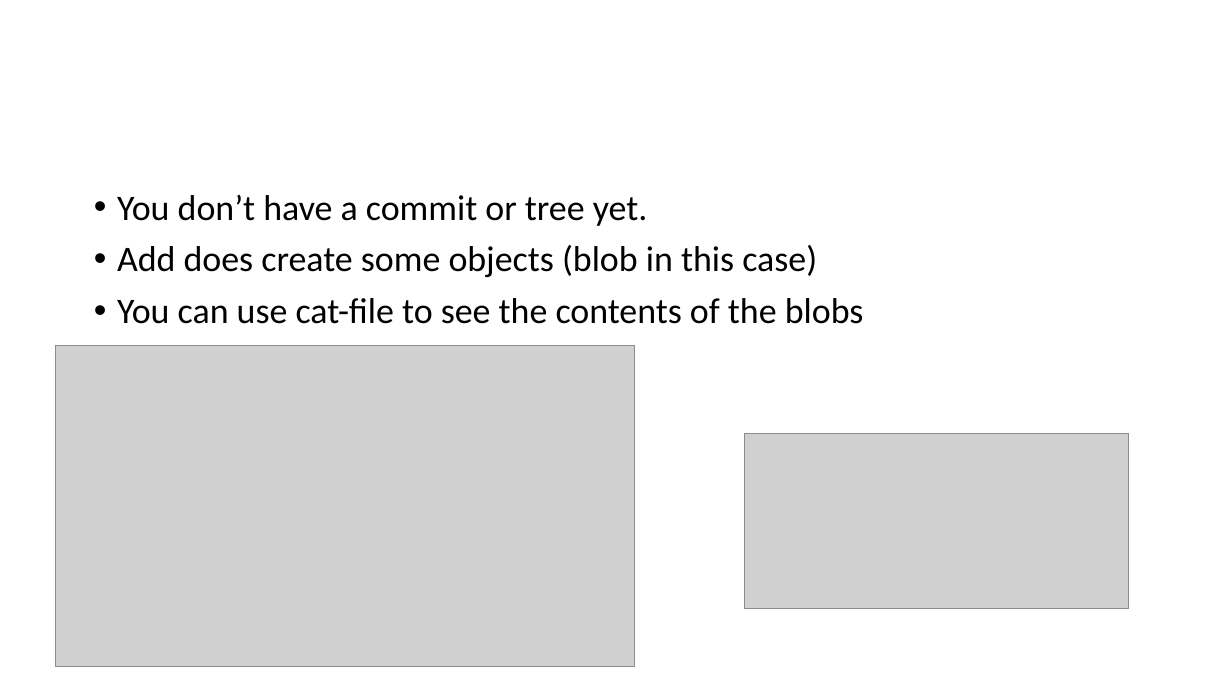
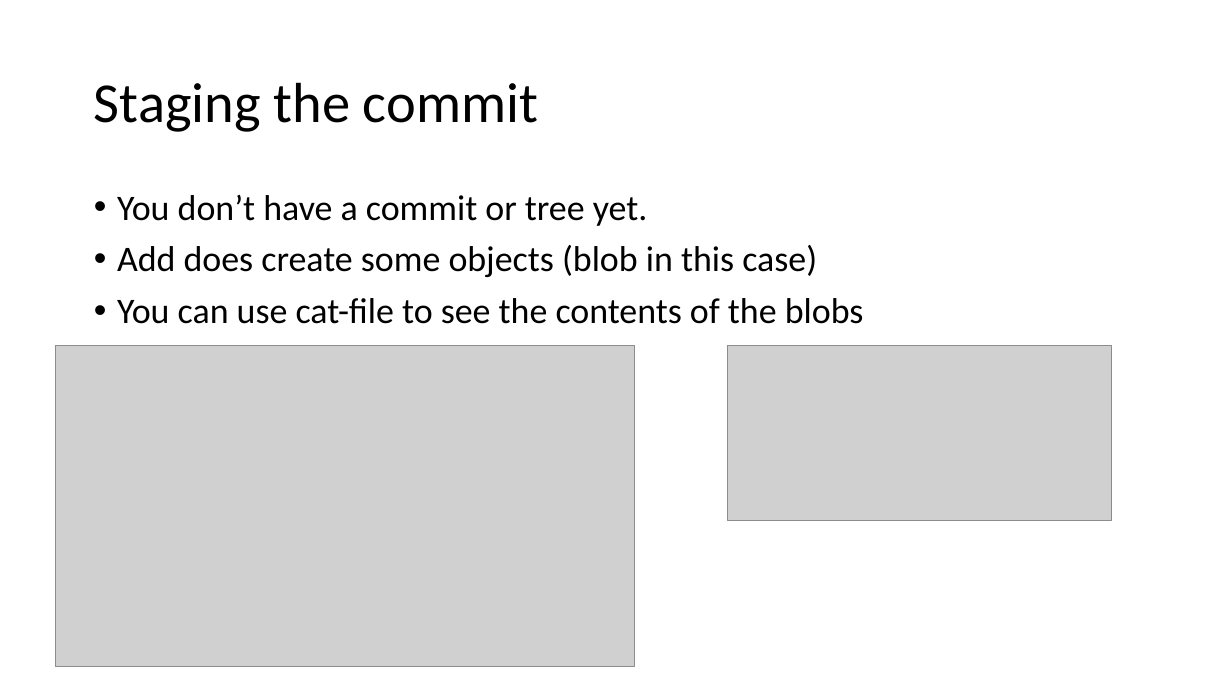
Before and after one commit to milodotnet/bootcamp, a slide deck: slide 32 of SourceControlPresentation.pptx (slide 40 before the commit). Drawn at 1232x693 pixels with LibreOffice and Linux fonts; fonts in the diff are those of the drawing; grey boxes stand for pictures. Boxes give left, top, right and bottom in pixels: in the first picture for what was removed or moved away, otherwise in the second. Text is boxed around its words. In the diff, an @@ line names an element or a change of style, - is before the commit and + after.

```diff
--- a/SourceControlPresentation.pptx
+++ b/SourceControlPresentation.pptx
@@ title added at box(94, 82, 538, 132), 44 pt, text #000000 @@
+Staging the commit
@@ picture: place and size @@
-picture at box(745, 433, 1129, 609)
+picture at box(727, 345, 1112, 520)
```
Also in this commit, not shown: 18 other slides changed, 52 slides added, 9 slides removed.
